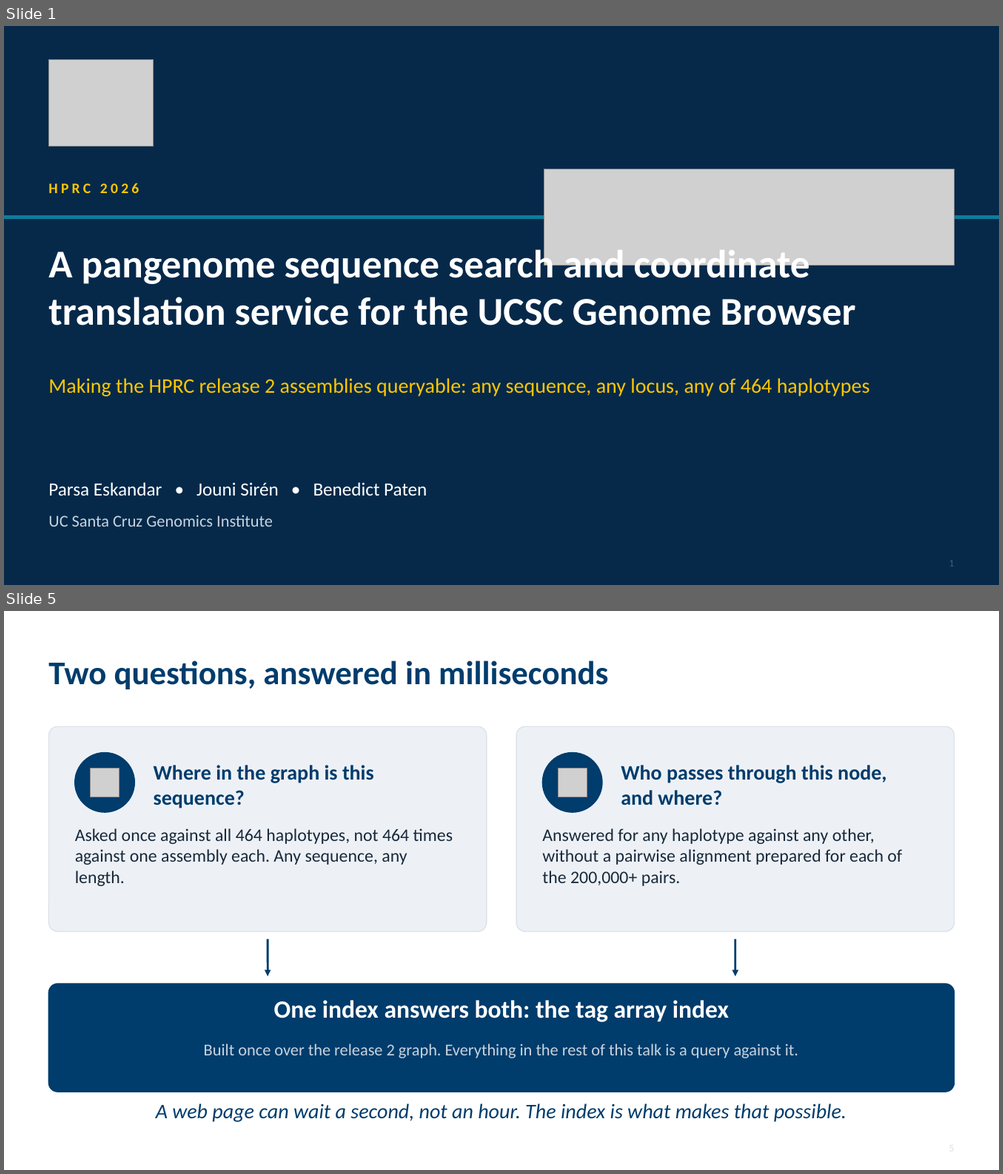
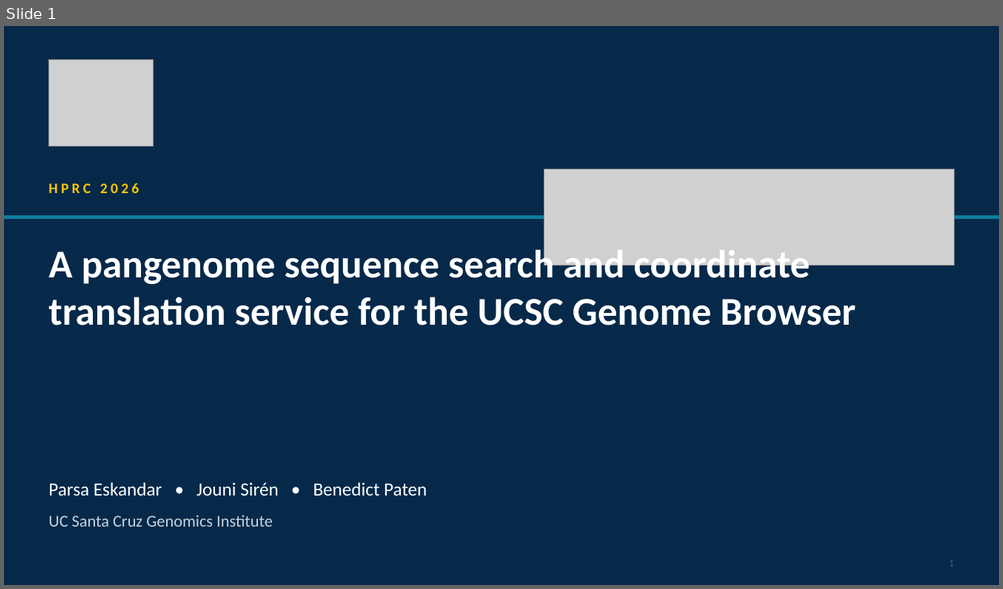
Before and after one commit to parsaeskandar/hprc_2026_poster, a slide deck: talk/HPRC2026_talk.pptx. Shown one above the other, each under a label of ours: slides 1 and 5 before the commit, slide 1 after it; the slides between them are not shown. The pictures are 1003x1174 and 1003x589 pixels, drawn with LibreOffice and Linux fonts; fonts in the diff are those of the drawing; grey boxes stand for pictures. Boxes give left, top, right and bottom in pixels: in the first picture for what was removed or moved away, otherwise in the second. Text is boxed around its words. In the diff, an @@ line names an element or a change of style, - is before the commit and + after.

Commit message:
Talk v7: simplify. Figures and screenshots first, talking points instead of a script

```diff
--- a/talk/HPRC2026_talk.pptx
+++ b/talk/HPRC2026_talk.pptx
@@ slide 5 removed at box(4, 611, 999, 1170), background #FFFFFF @@
@@ text removed at box(48, 661, 608, 689) @@
-Two questions, answered in milliseconds
@@ rounded rectangle removed at box(48, 726, 486, 932) @@
@@ rounded rectangle removed at box(517, 726, 955, 932) @@
@@ ellipse removed at box(75, 753, 134, 812) @@
@@ text removed at box(153, 765, 374, 809) @@
-Where in the graph is this sequence?
@@ ellipse removed at box(543, 753, 603, 812) @@
@@ text removed at box(620, 765, 886, 806) @@
-Who passes through this node, and where?
@@ picture removed at box(91, 769, 119, 797) @@
@@ picture removed at box(558, 769, 586, 797) @@
@@ text removed at box(75, 829, 452, 886) @@
-Asked once against all 464 haplotypes, not 464 times against one assembly each. Any sequence, any length.
@@ text removed at box(542, 829, 902, 886) @@
-Answered for any haplotype against any other, without a pairwise alignment prepared for each of the 200,000+ pairs.
@@ arrow removed from (267, 940) to (267, 977) @@
@@ arrow removed from (735, 940) to (735, 977) @@
@@ rounded rectangle removed at box(48, 984, 954, 1092) @@
@@ text removed at box(274, 1000, 728, 1022) @@
-One index answers both: the tag array index
@@ text removed at box(204, 1044, 798, 1059) @@
-Built once over the release 2 graph. Everything in the rest of this talk is a query against it.
@@ text removed at box(156, 1104, 846, 1122) @@
-A web page can wait a second, not an hour. The index is what makes that possible.
@@ slide 1 changed as well @@
@@ text removed at box(48, 378, 870, 397) @@
-Making the HPRC release 2 assemblies queryable: any sequence, any locus, any of 464 haplotypes
```
Also in this commit, not shown: 12 other slides changed, 5 slides added, 10 other slides removed, 4 other files.
